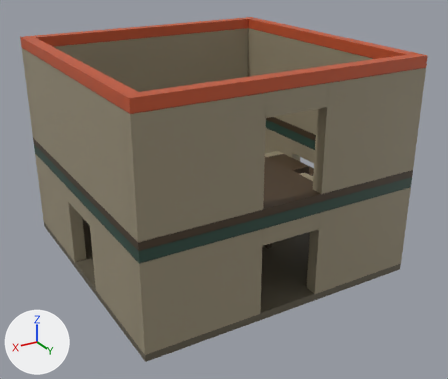
What one commit did to the FBX model Assets/_Project/Art/Models/Castle/LateMedieval/LateStairUp.fbx.
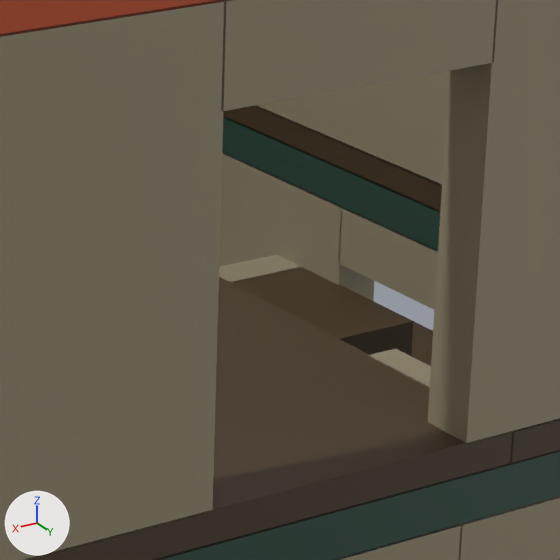
There are two pictures of each version: one whole from a camera (50 mm lens) standing at (12.55, 22.13, 13.77) and looking at (-0.21, 0.86, 3.14), one close up on the part from 48% to 77% of the width and 24% to 58% of the height. Lighting does not change. The marker at lower left points along +X, +Y and +Z. The first two pictures are the older version.

The first close-up shows 'LateStairUp'.
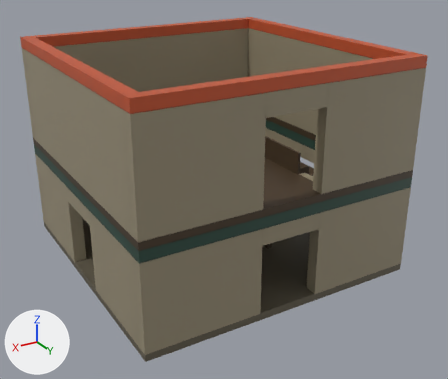
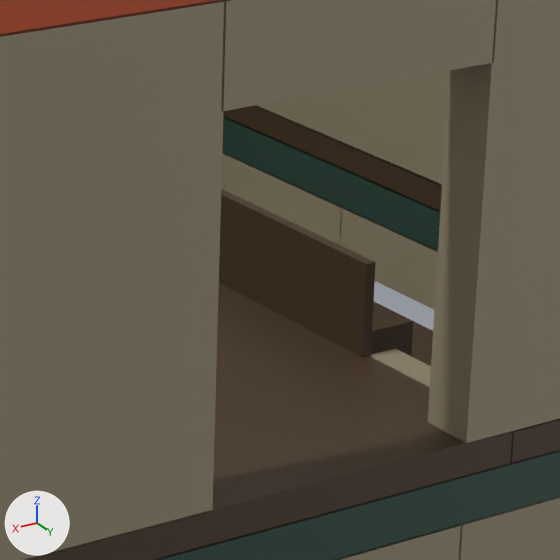
Location of each change, [x1, y1, x2, y2] in pixels of the close-ups (560 x 560 px):
part 1 of me_latestairupmesh, added (brown)
    after: [219, 189, 376, 357]

Edits to the bpy script that builds the scene:
```text
Change me_latestairupmesh:
    used by ob_latestairup; location = (0.0, 0.0, 0.0)
    remove me_latestairupmesh.from_pydata(...)  # 528 vertices, 386 faces; spans x -6.01..6.01, y -6.01..6.01, z -0.01..9.21
    add me_latestairupmesh.from_pydata(...)  # 544 vertices, 398 faces; spans x -6.01..6.01, y -6.01..6.01, z -0.01..9.21
    me_latestairupmesh part 1: a new loose piece, a box spanning x -1.81..-1.71, y -4.29..4.01, z 4.59..5.51, in mat_latestairup_oak (picture img_plunderspellpalette_png)
    other edits to the shape of me_latestairupmesh do not show in these pictures
```
